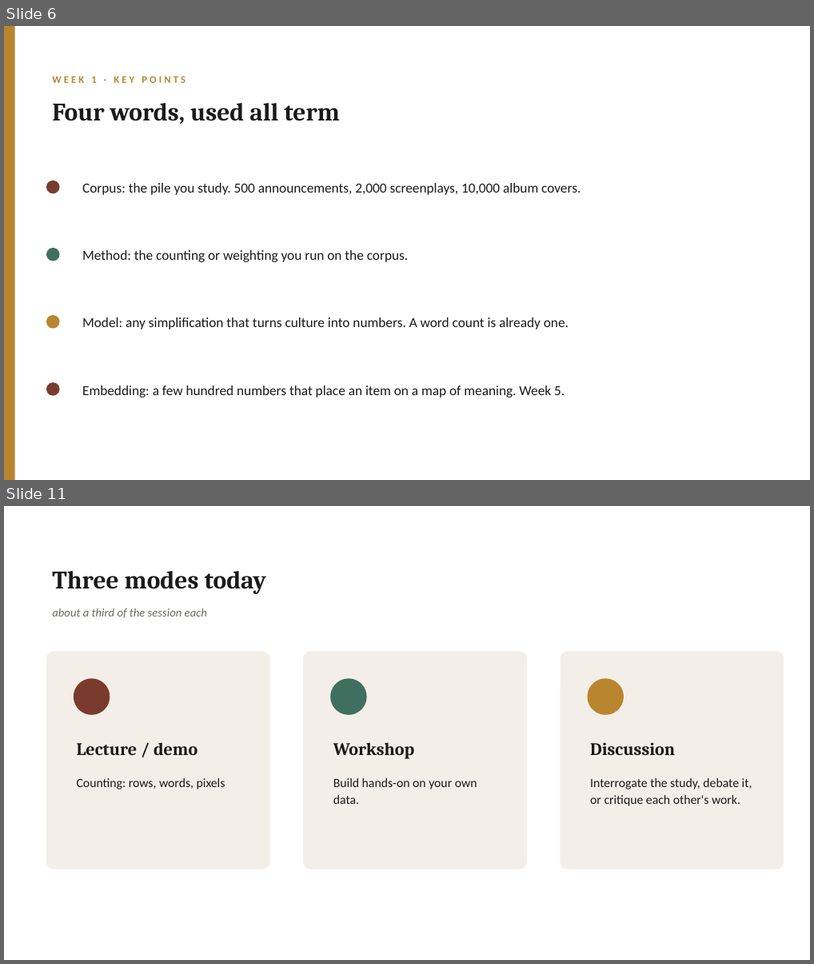
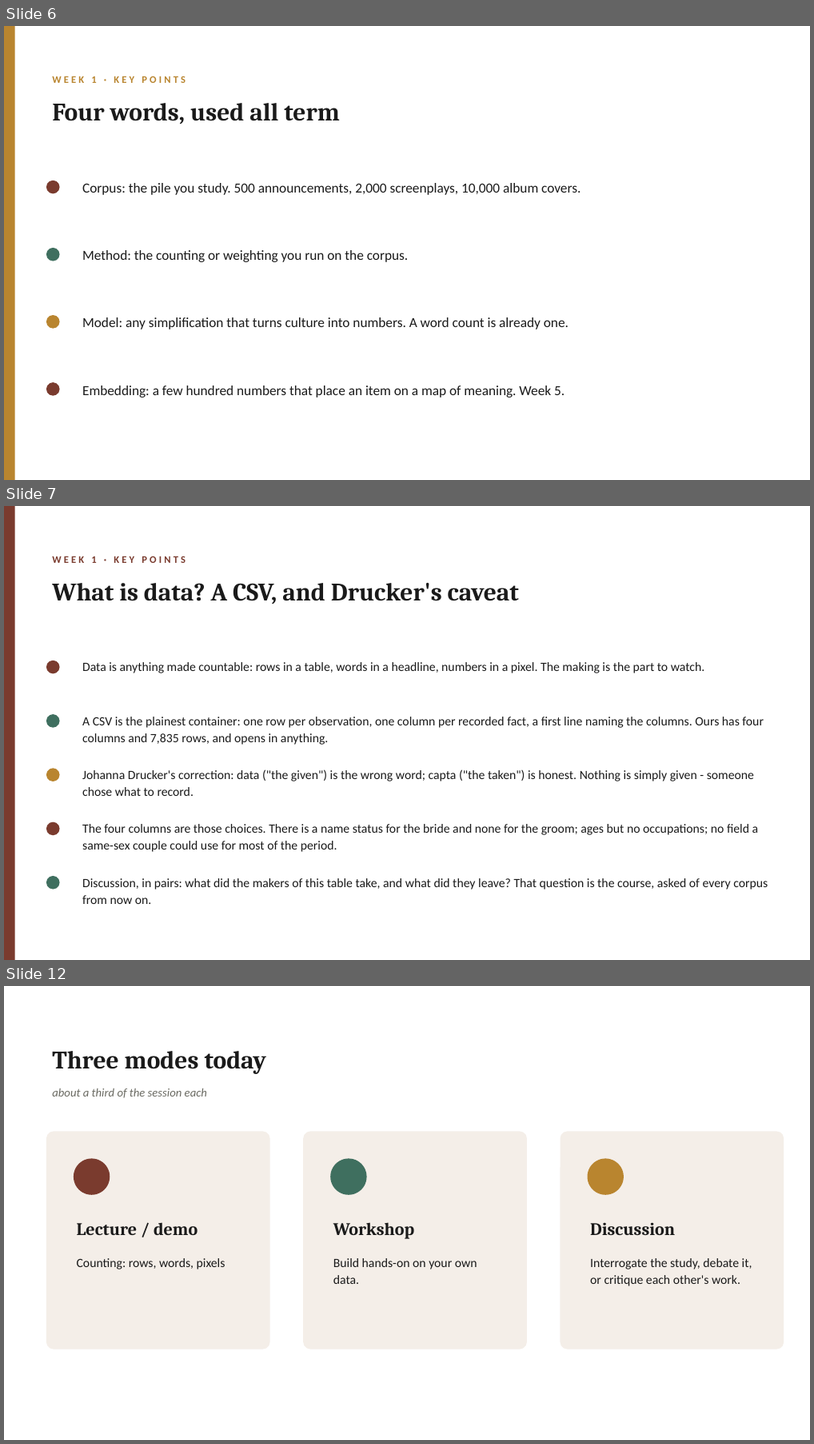
Before and after one commit to lucianli123/culture-as-data-2026, a slide deck: slides/pptx/week-01.pptx. Shown one above the other, each under a label of ours: slides 6 and 11 before the commit, slides 6, 7 and 12 after it; the slides between them are not shown. The pictures are 814x964 and 814x1444 pixels, drawn with LibreOffice and Linux fonts; fonts in the diff are those of the drawing. Boxes give left, top, right and bottom in pixels: in the first picture for what was removed or moved away, otherwise in the second. Text is boxed around its words. In the diff, an @@ line names an element or a change of style, - is before the commit and + after.

Commit message:
Week 1: offline data snapshot, student investigation dials, and what-is-data/capta content
Data (notebooks/data/week01/): the full Upshot weddings CSV (7,835 rows, MIT
license included), 18 CC0 Met painting thumbnails with a crediting manifest,
and three derived catch-up files (name-keeping by year, headline word
counts, brightness/palette table) so a student who falls behind can load any
step's result. The notebook's loaders are now local-first (repo snapshot ->
live source -> built-in sample), so the whole session runs with no network;
the harness now exercises the real 7,835-row data offline. The 5,562 figure
corrected to 7,835 (rows with clear name status vs. all announcements)
in the data biography example and headline section.

Interactivity: a 'dials to turn' section - TRACK_WORD charts any word's
share of headlines over thirty years, an untouched-columns dial charts ages
and the age gap with a pick-a-claim prompt, YOUR_QUERY re-fetches and
re-ranks a different Met search live, and the color-range dict carries an
explicit edit-me invitation.

Slides and session: a new Week 1 key-points slide - what is data, CSV
anatomy on the real table, Drucker's capta ('taken, not given'), the four
columns as choices (bride name status but no groom's, ages but no
occupations), and a pair-discussion prompt. The vocabulary block in the
lesson plan and site carries the same beat; Drucker (DHQ 2011) joins the
Week 1 supplements in the syllabus and reading table.

```diff
--- a/slides/pptx/week-01.pptx
+++ b/slides/pptx/week-01.pptx
@@ slide 7 added at <box>4,506,810,960</box>, background #FFFFFF @@
@@ rectangle added at <box>4,506,15,960</box>, fill #7A3B2E @@
@@ text added at <box>52,556,186,563</box>, 12 pt, text #7A3B2E, bold @@
+WEEK 1 · KEY POINTS
@@ text added at <box>52,583,519,604</box>, 30 pt, text #1A1A1A, bold @@
+What is data? A CSV, and Drucker's caveat
@@ ellipse added at <box>46,660,60,673</box>, fill #7A3B2E @@
@@ text added at <box>82,662,705,673</box>, 15 pt, text #1A1A1A @@
+Data is anything made countable: rows in a table, words in a headline, numbers in a pixel. The making is the part to watch.
@@ ellipse added at <box>46,714,60,728</box>, fill #3F6F5F @@
@@ text added at <box>82,716,764,744</box>, 15 pt, text #1A1A1A @@
+A CSV is the plainest container: one row per observation, one column per recorded fact, a first line naming the columns. Ours has four columns and 7,835 rows, and opens in anything.
@@ ellipse added at <box>46,768,60,781</box>, fill #B9852F @@
@@ text added at <box>82,769,754,796</box>, 15 pt, text #1A1A1A @@
+Johanna Drucker's correction: data ("the given") is the wrong word; capta ("the taken") is honest. Nothing is simply given - someone chose what to record.
@@ ellipse added at <box>46,822,60,835</box>, fill #7A3B2E @@
@@ text added at <box>82,824,759,852</box>, 15 pt, text #1A1A1A @@
+The four columns are those choices. There is a name status for the bride and none for the groom; ages but no occupations; no field a same-sex couple could use for most of the period.
@@ ellipse added at <box>46,876,60,889</box>, fill #3F6F5F @@
@@ text added at <box>82,878,768,904</box>, 15 pt, text #1A1A1A @@
+Discussion, in pairs: what did the makers of this table take, and what did they leave? That question is the course, asked of every corpus from now on.
@@ what was slide 11 is now slide 12 @@
```
Also in this commit, not shown: 6 slides changed, 43 other files.
